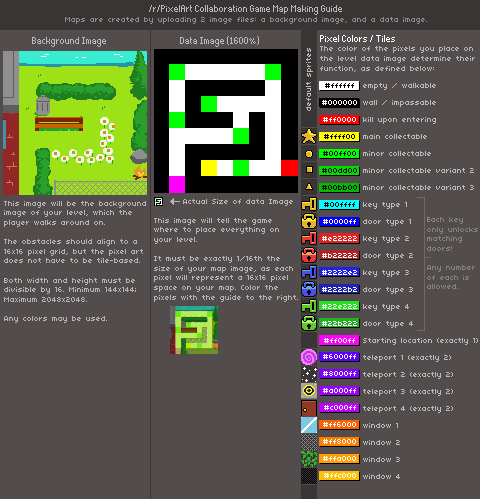
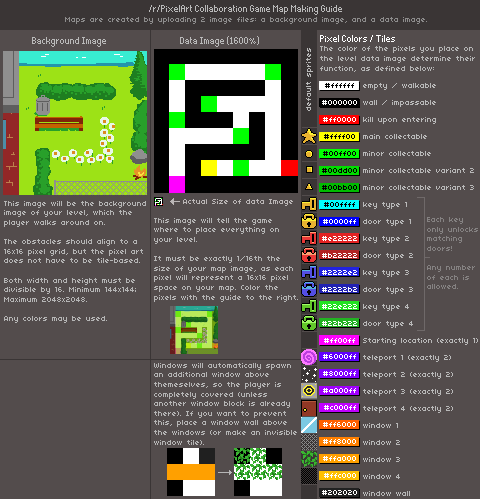
Layer changes from the first (480, 499) image to the second:
added layer "Windows will automatically spawn an additional window above th" above "This image will tell the game where to place everything on your" over [154,363,297,445]
added layer "Layer 13 copy" above "color guide" over [167,448,282,496]
painted on "empty / walkable wall / impassable kill upon entering main col" over [363,491,410,496]
painted on "#ffffff #000000 #ff0000 #ffff00 #00ff00 #00dd00 #00bb00 #00ffff" over [322,490,357,495]
painted on "Layer 1 copy 2" over [319,488,359,497]
painted on "Background" over [0,359,301,360]
